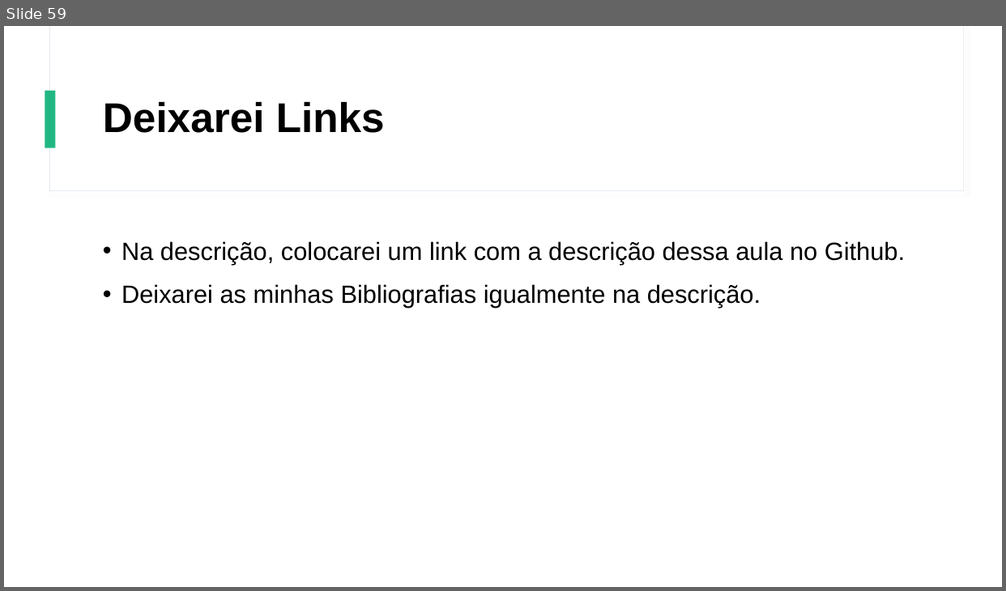
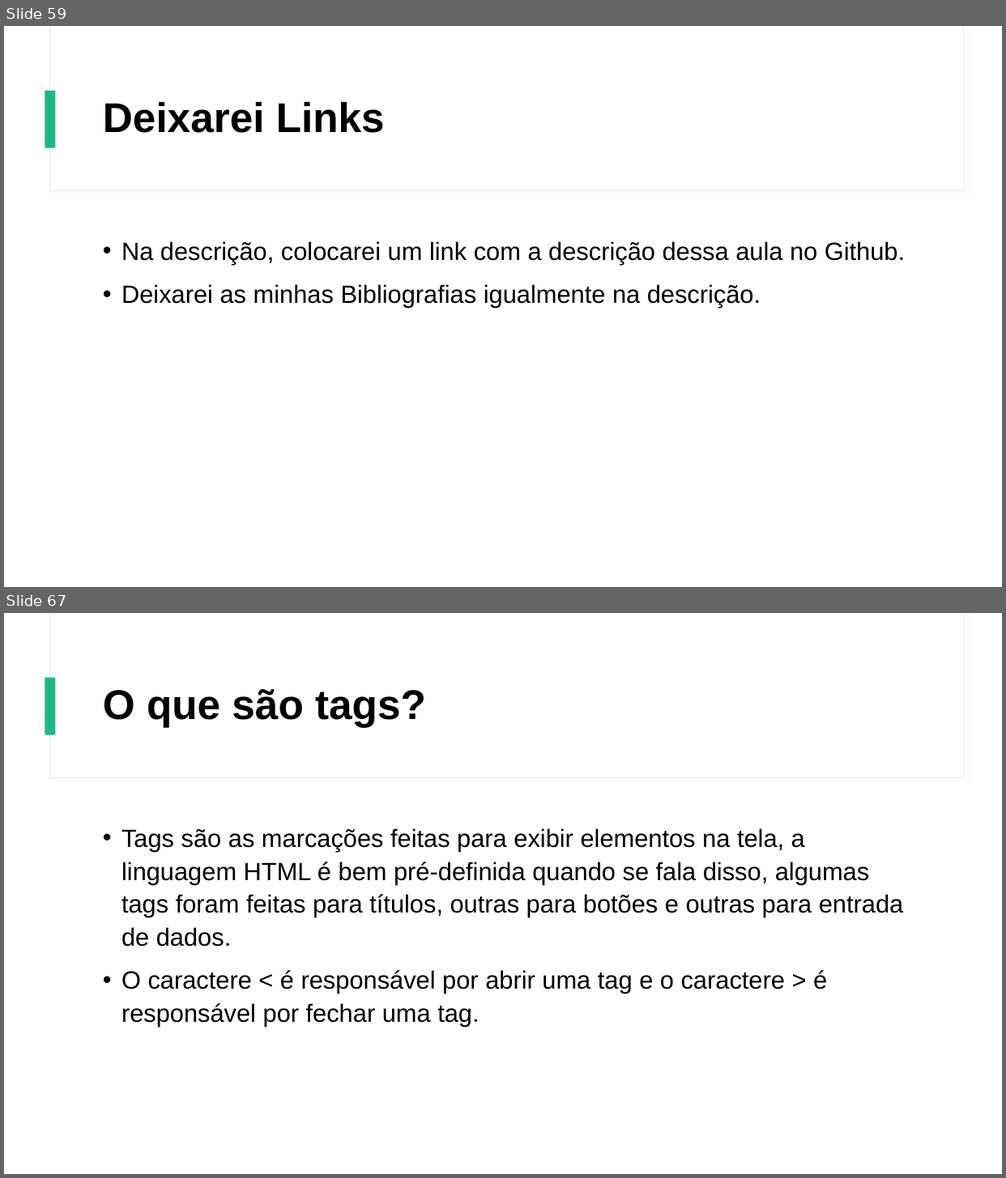
Before and after one commit to Gustavo6401/CursoHTMLCSS, a slide deck: Power Point/Curso de HTML e CSS.pptx. Shown one above the other, each under a label of ours: slide 59 before the commit, slides 59 and 67 after it; the slides between them are not shown. The pictures are 1006x591 and 1006x1178 pixels, drawn with LibreOffice and Linux fonts; fonts in the diff are those of the drawing. Boxes give left, top, right and bottom in pixels: in the first picture for what was removed or moved away, otherwise in the second. Text is boxed around its words. In the diff, an @@ line names an element or a change of style, - is before the commit and + after.

```diff
--- a/Power Point/Curso de HTML e CSS.pptx
+++ b/Power Point/Curso de HTML e CSS.pptx
@@ slide 67 added at (4, 613, 1002, 1174), background #FFFFFF; not listed: 3 template elements that a slide beside it also shows @@
@@ title added at (103, 689, 426, 727), 40 pt, text #000000, bold @@
+O que são tags?
@@ text added at (121, 828, 903, 1027), 24 pt, text #000000 @@
+• Tags são as marcações feitas para exibir elementos na tela, a linguagem HTML é bem pré-definida quando se fala disso, algumas tags foram feitas para títulos, outras para botões e outras para entrada de dados.
+• O caractere < é responsável por abrir uma tag e o caractere > é responsável por fechar uma tag.
```
Also in this commit, not shown: 14 other slides added.
